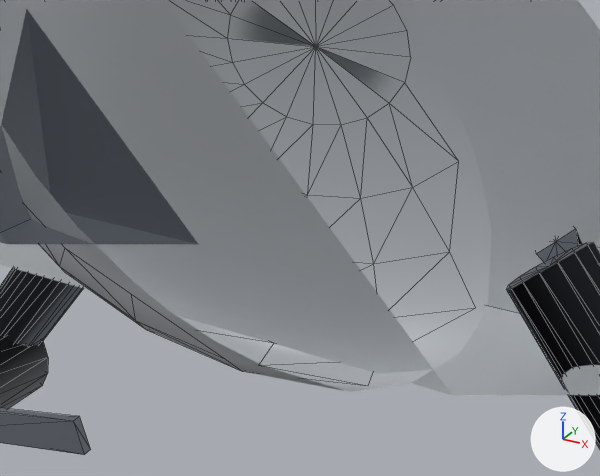
The glTF model web/public/models/dron-reparto.glb, before and after one commit.
Rendered twice from a camera (50 mm lens) standing at (0.2746, -0.5124, 0.0966) and looking at (0.0198, -0.0491, -0.135). The axes (+X, +Y, +Z) are drawn at lower right. The lights are the same throughout. The older version comes first. Mesh edges are drawn as thin lines. Everything nearer to the camera than a plane just in front of the edit is cut away.

Objects in the first picture: 'DronReparto', 'Rotor1'.
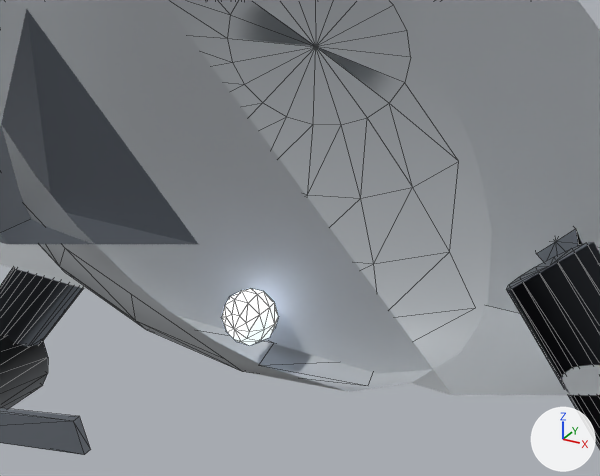
The change, as a list of edits to the scene's bpy script:
```text
Add me_estrobo:
    me_estrobo.from_pydata(...)  # 57 vertices, 110 faces; spans x -0.02..0.02, y -0.105..-0.065, z -0.204..-0.166
    me_estrobo.materials.append(mat_blanco)  # white #edf6ff, glowing pale blue #dae7ff
Add ob_strobe:
    ob_strobe = bpy.data.objects.new('Strobe', me_estrobo)
    ob_strobe.location = (0.0, 0.0, 0.0)
```

Where the change shows, as pixel boxes [x1, y1, x2, y2] in the pictures (600 x 476 px):
'Strobe', added
    after: [221, 288, 279, 346]
